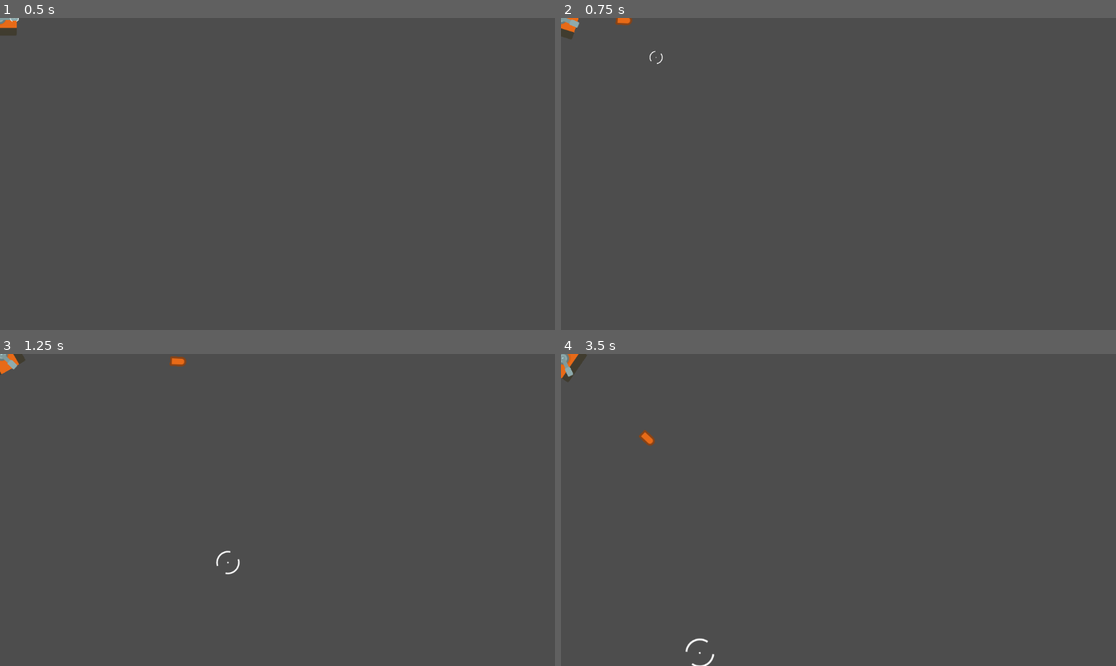
Above: before the commit, frames 1-4 (two rows, left to right).
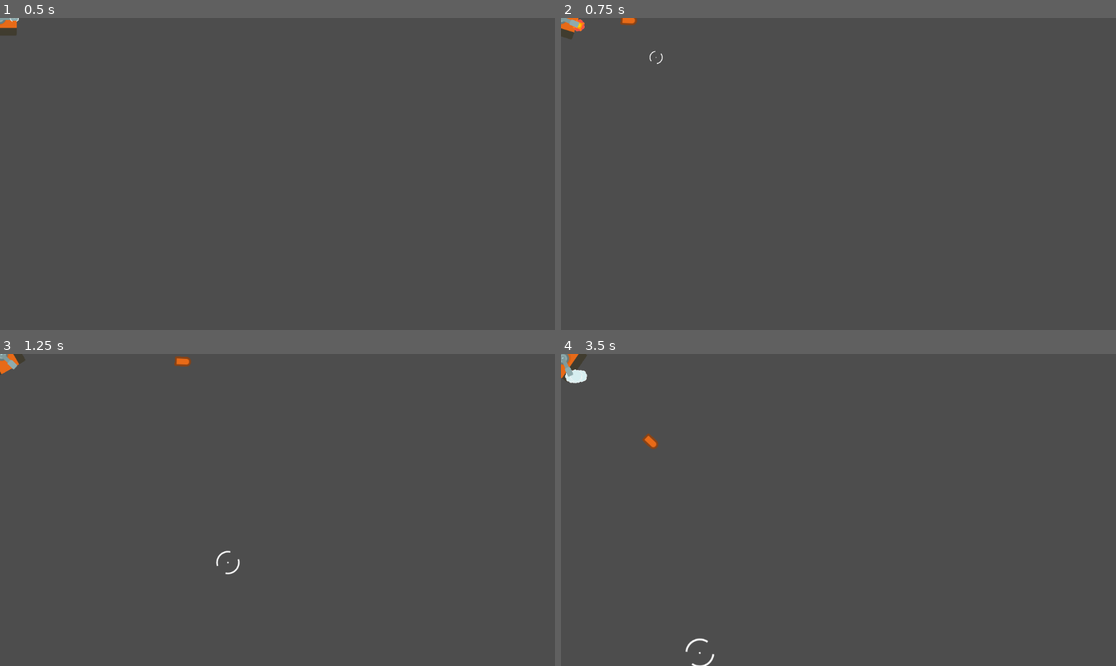
Above: after the commit, the same moments.

Repository: KakCmambnporpawwucmow/tanks_kidz
Game: Godot game, scene res://layers/test.tscn
The game is run twice, just before and just after one commit, with the same random seed, the same clock (stepped at 60 frames per second) and the same inputs.
Inputs (mouse positions are in pixels of both pictures, inside the frame that each line leads up to):
- Up to frame 1 (0.5 s): no input
- Up to frame 2 (0.75 s): tap Enter at 0.5 s; move the mouse to (960, 158) at 0.52 s; press the mouse at (960, 158) at 0.53 s; hold D (rotate_right) from 0.53 s (still down)
- Up to frame 3 (1.25 s): keep holding D (rotate_right); tap W (move_forward) at 0.77 s
- Up to frame 4 (3.5 s): move the mouse to (727, 525) at 1.27 s; release the mouse at (727, 525) at 1.28 s; tap E (ammo_ap) at 1.35 s; tap W (move_forward) at 1.52, 3.02 s; click (727, 525) at 1.55 s; move the mouse to (894, 441) at 2.02 s; release D (rotate_right) at 2.03 s; hold A (rotate_left) 2.03-2.78 s; hold R (ammo_he) 2.03-2.78 s; click (894, 441) at 2.3 s; move the mouse to (810, 572) at 2.77 s; hold D (rotate_right) from 2.78 s (still down); tap F (ammo_heat) at 2.85 s; click (810, 572) at 3.05 s

Frame 1 is identical in both runs. In frame 2, 0.1% of the frame differs, in the area x 2-14%, y 0-5%; in frame 3, less than 0.1%; in frame 4, 0.2%, in the area x 0-18%, y 4-31%.
Error before the commit: Invalid call. Nonexistent function 'get_remaining_ammo' in base 'Node (WeaponSystem)'. (res://entities/tanks/base/tank.gd:94)
Error after the commit: Invalid call. Nonexistent function 'get_remaining_ammo' in base 'Node (WeaponSystem)'. (res://entities/tanks/base/tank.gd:95)

Commit message:
Add
Добавлен эффект выстрела для пушки.

Diff:
--- a/entities/tanks/base/tank.gd
+++ b/entities/tanks/base/tank.gd
@@ -72,6 +72,7 @@
 func fire():
 	var success = weapon_system.fire_projectile(current_ammo_type, turret.get_fire_position(), turret.get_fire_direction())
 	if success:
+		turret.fire_effect()
 		print("Fired ", get_ammo_type_name(), " round")
 	else:
 		print("Cannot fire - reloading or out of ammo")
--- a/entities/tanks/base/turret.gd
+++ b/entities/tanks/base/turret.gd
@@ -6,7 +6,6 @@
 @export var mover: BaseMoveComponent = null
 @export var movement_threshold: float = 10.0  # Порог скорости для рассеивания
 @export var static_spread:int = 150
-
 
 var current_aim_position: Vector2 = Vector2.ZERO
 var is_moving: bool = false
@@ -17,6 +16,7 @@
 func _ready() -> void:
 	assert(mover != null, "Turret: BaseMoveComponent must be assigned")
 	last_position = global_position
+	$AnimationPlayer.active = true
 
 func _process(delta):
 	check_movement()
@@ -38,8 +38,12 @@
 	var current_spread = static_spread * aim.get_spread_norm()
 	var spread_position = aim.global_position + Vector2(randf_range(-current_spread, current_spread), randf_range(-current_spread, current_spread))
 	print("Curr spread {0}, spread_position {1}, aim.global_position {2}".format([current_spread, spread_position, aim.global_position]))
+
 	return (spread_position - global_position).normalized()
 
 # Получить позицию выстрела (может быть немного случайной для реализма)
 func get_fire_position() -> Vector2:
 	return $Marker2D.global_position
+
+func fire_effect():
+	$AnimationPlayer.play("fire")
--- a/entities/tanks/base/turret.tscn
+++ b/entities/tanks/base/turret.tscn
@@ -7,10 +7,185 @@
 [ext_resource type="PackedScene" uid="uid://c0lru8c5px8xl" path="res://components/base_move_component.tscn" id="5_fykkl"]
 [ext_resource type="Script" uid="uid://bku60ifu8avc3" path="res://entities/tanks/base/smart_crosshair.gd" id="6_txwkl"]
 [ext_resource type="Texture2D" uid="uid://dxwekdr11ih5f" path="res://assets/graphics/tanks/crosshair066.png" id="7_ieolg"]
+[ext_resource type="Texture2D" uid="uid://m38evhpltulw" path="res://assets/graphics/effects/tank_explosion9.png" id="8_741i7"]
+[ext_resource type="AudioStream" uid="uid://d2gewkpow478" path="res://assets/sounds/tank_shot.ogg" id="9_xac3o"]
+[ext_resource type="Texture2D" uid="uid://bwpxgjfhuurq2" path="res://assets/graphics/effects/tank_explosion3.png" id="10_se7ov"]
+
+[sub_resource type="Curve" id="Curve_g66pe"]
+_limits = [0.0, 3.0, 0.0, 1.0]
+_data = [Vector2(0.004608296, 0.2696631), 0.0, 0.0, 0, 0, Vector2(0.99078345, 0.43820238), 0.0, 0.0, 0, 0]
+point_count = 2
+
+[sub_resource type="CurveTexture" id="CurveTexture_etlhu"]
+curve = SubResource("Curve_g66pe")
+
+[sub_resource type="ParticleProcessMaterial" id="ParticleProcessMaterial_v5q8a"]
+particle_flag_disable_z = true
+angle_min = 1.0728835e-05
+angle_max = 67.90001
+inherit_velocity_ratio = 0.105
+spread = 75.315
+initial_velocity_max = 28.31
+gravity = Vector3(100, 0, 0)
+scale_over_velocity_curve = SubResource("CurveTexture_etlhu")
+
+[sub_resource type="Animation" id="Animation_by1jk"]
+resource_name = "fire"
+tracks/0/type = "value"
+tracks/0/imported = false
+tracks/0/enabled = true
+tracks/0/path = NodePath("fire/explosion:visible")
+tracks/0/interp = 1
+tracks/0/loop_wrap = true
+tracks/0/keys = {
+"times": PackedFloat32Array(0, 0.3),
+"transitions": PackedFloat32Array(1, 1),
+"update": 1,
+"values": [true, false]
+}
+tracks/1/type = "value"
+tracks/1/imported = false
+tracks/1/enabled = true
+tracks/1/path = NodePath("fire/smoke:emitting")
+tracks/1/interp = 1
+tracks/1/loop_wrap = true
+tracks/1/keys = {
+"times": PackedFloat32Array(0.3),
+"transitions": PackedFloat32Array(1),
+"update": 1,
+"values": [true]
+}
+tracks/2/type = "value"
+tracks/2/imported = false
+tracks/2/enabled = true
+tracks/2/path = NodePath("fire/sound:playing")
+tracks/2/interp = 1
+tracks/2/loop_wrap = true
+tracks/2/keys = {
+"times": PackedFloat32Array(0),
+"transitions": PackedFloat32Array(1),
+"update": 1,
+"values": [true]
+}
+tracks/3/type = "value"
+tracks/3/imported = false
+tracks/3/enabled = true
+tracks/3/path = NodePath("fire/explosion:scale")
+tracks/3/interp = 1
+tracks/3/loop_wrap = true
+tracks/3/keys = {
+"times": PackedFloat32Array(0, 0.3),
+"transitions": PackedFloat32Array(1, 1),
+"update": 0,
+"values": [Vector2(0.01, 0.01), Vector2(0.7, 0.7)]
+}
+tracks/4/type = "value"
+tracks/4/imported = false
+tracks/4/enabled = true
+tracks/4/path = NodePath("fire/smoke:visible")
+tracks/4/interp = 1
+tracks/4/loop_wrap = true
+tracks/4/keys = {
+"times": PackedFloat32Array(0, 0.3),
+"transitions": PackedFloat32Array(1, 1),
+"update": 1,
+"values": [false, true]
+}
+
+[sub_resource type="Animation" id="Animation_8kq4o"]
+length = 0.001
+tracks/0/type = "value"
+tracks/0/imported = false
+tracks/0/enabled = true
+tracks/0/path = NodePath("fire/explosion:visible")
+tracks/0/interp = 1
+tracks/0/loop_wrap = true
+tracks/0/keys = {
+"times": PackedFloat32Array(0),
+"transitions": PackedFloat32Array(1),
+"update": 1,
+"values": [true]
+}
+tracks/1/type = "value"
+tracks/1/imported = false
+tracks/1/enabled = true
+tracks/1/path = NodePath("fire/smoke:emitting")
+tracks/1/interp = 1
+tracks/1/loop_wrap = true
+tracks/1/keys = {
+"times": PackedFloat32Array(0),
+"transitions": PackedFloat32Array(1),
+"update": 1,
+"values": [true]
+}
+tracks/2/type = "value"
+tracks/2/imported = false
+tracks/2/enabled = true
+tracks/2/path = NodePath("fire/sound:playing")
+tracks/2/interp = 1
+tracks/2/loop_wrap = true
+tracks/2/keys = {
+"times": PackedFloat32Array(0),
+"transitions": PackedFloat32Array(1),
+"update": 1,
+"values": [true]
+}
+tracks/3/type = "value"
+tracks/3/imported = false
+tracks/3/enabled = true
+tracks/3/path = NodePath("fire/explosion:scale")
+tracks/3/interp = 1
+tracks/3/loop_wrap = true
+tracks/3/keys = {
+"times": PackedFloat32Array(0),
+"transitions": PackedFloat32Array(1),
+"update": 0,
+"values": [Vector2(0.1, 0.1)]
+}
+tracks/4/type = "value"
+tracks/4/imported = false
+tracks/4/enabled = true
+tracks/4/path = NodePath("fire/smoke:visible")
+tracks/4/interp = 1
+tracks/4/loop_wrap = true
+tracks/4/keys = {
+"times": PackedFloat32Array(0),
+"transitions": PackedFloat32Array(1),
+"update": 1,
+"values": [false]
+}
+
+[sub_resource type="AnimationLibrary" id="AnimationLibrary_jf5uq"]
+_data = {
+&"RESET": SubResource("Animation_8kq4o"),
+&"fire": SubResource("Animation_by1jk")
+}
 
 [node name="Turret" type="Node2D" node_paths=PackedStringArray("mover")]
 script = ExtResource("1_6hsos")
 mover = NodePath("BaseMoveComponent")
+
+[node name="fire" type="Node2D" parent="."]
+
+[node name="smoke" type="GPUParticles2D" parent="fire"]
+visible = false
+position = Vector2(40, 0)
+emitting = false
+amount = 5
+texture = ExtResource("8_741i7")
+lifetime = 0.91
+one_shot = true
+speed_scale = 3.3
+explosiveness = 0.49
+process_material = SubResource("ParticleProcessMaterial_v5q8a")
+
+[node name="sound" type="AudioStreamPlayer2D" parent="fire"]
+stream = ExtResource("9_xac3o")
+
+[node name="explosion" type="Sprite2D" parent="fire"]
+position = Vector2(40, 0)
+scale = Vector2(0.009999998, 0.009999998)
+texture = ExtResource("10_se7ov")
 
 [node name="turret" type="Sprite2D" parent="."]
 texture = ExtResource("2_2mmuj")
@@ -35,4 +210,10 @@
 script = ExtResource("6_txwkl")
 
 [node name="Marker2D" type="Marker2D" parent="."]
-position = Vector2(40, 0)
+position = Vector2(50, 0)
+
+[node name="AnimationPlayer" type="AnimationPlayer" parent="."]
+active = false
+libraries = {
+&"": SubResource("AnimationLibrary_jf5uq")
+}
Not shown: 1 places in entities/tanks/base/turret.tscn that only renumber resources
